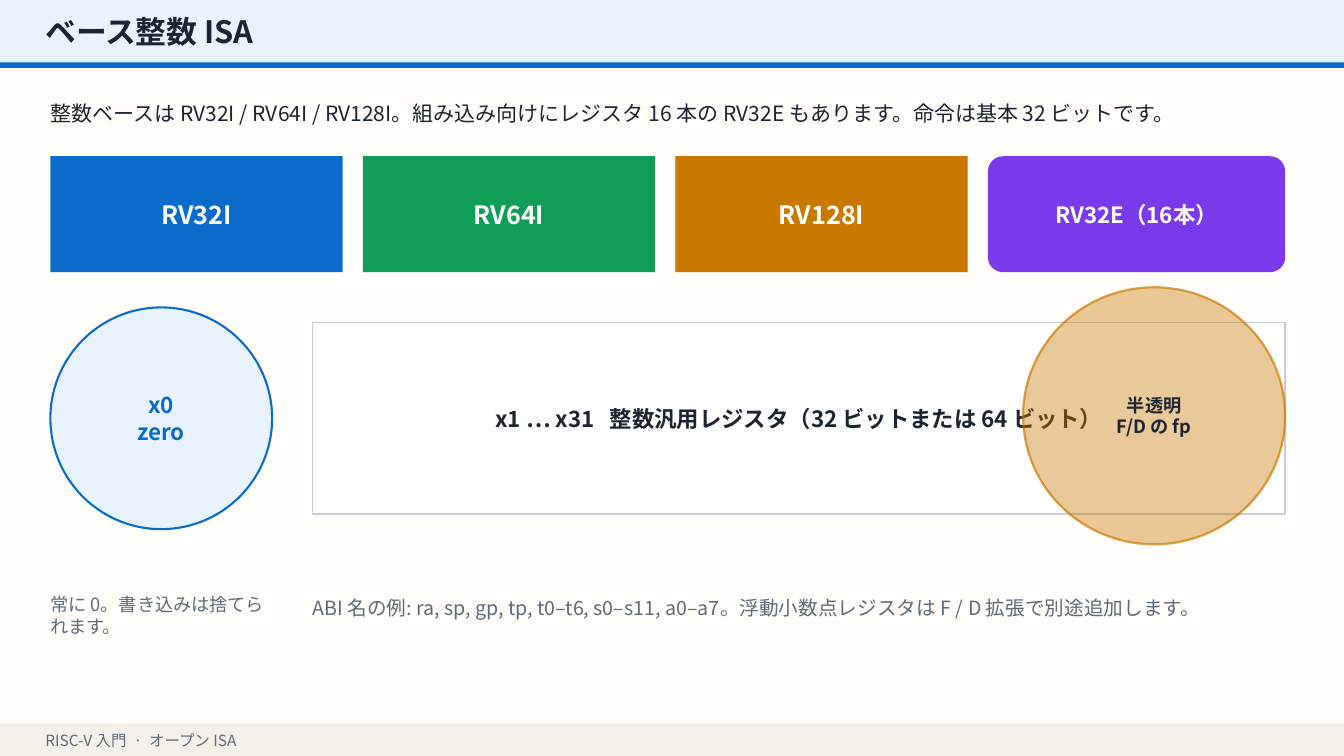
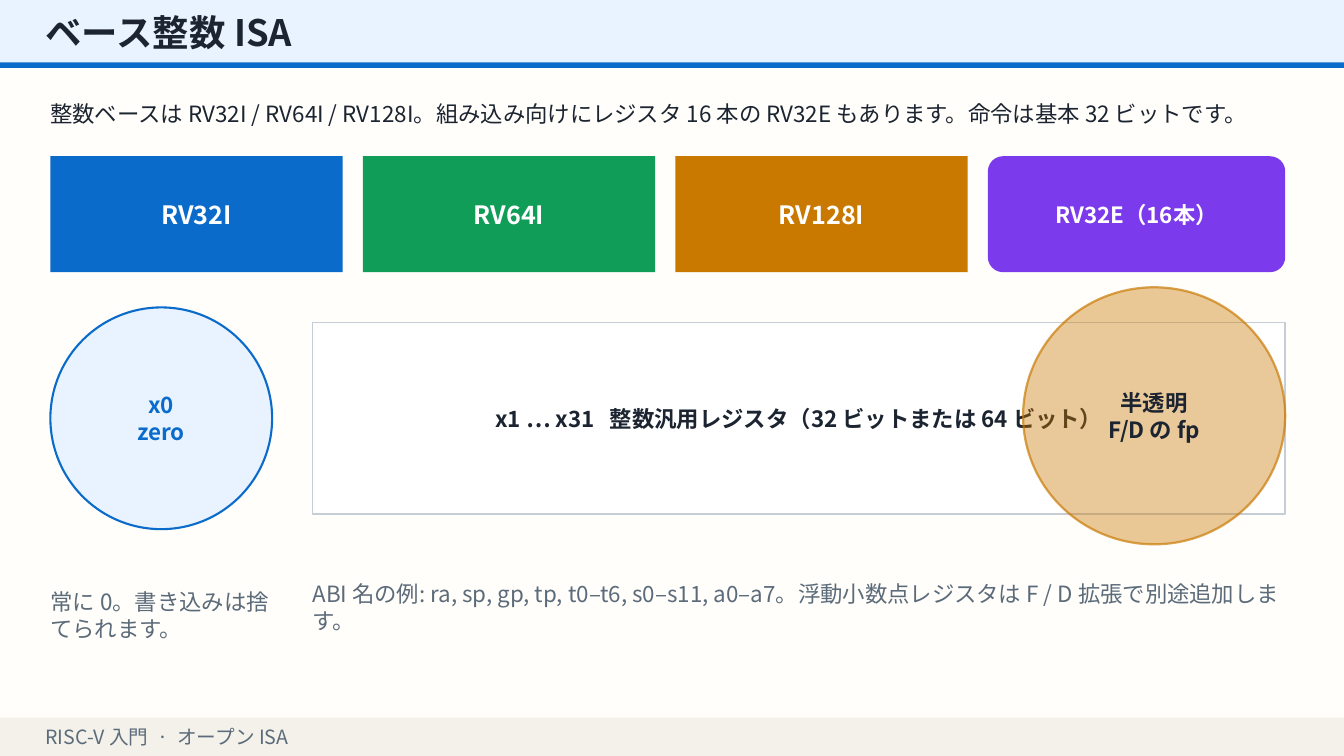
Before and after one commit to shotaminato/create-slides, a slide deck: slide 4 of examples/sample-deck.pptx. Drawn at 1344x756 pixels with LibreOffice and Linux fonts; fonts in the diff are those of the drawing. Boxes give left, top, right and bottom in pixels: in the first picture for what was removed or moved away, otherwise in the second. Text is boxed around its words. In the diff, an @@ line names an element or a change of style, - is before the commit and + after.

```diff
--- a/examples/sample-deck.pptx
+++ b/examples/sample-deck.pptx
@@ text "ベース整数 ISA" at [45,15,292,49]: size 22 to 26 pt @@
@@ text "整数ベースは RV32I / RV64I / ..." at [50,103,1247,124]: size 15 to 16 pt @@
@@ ellipse "半透明" at [1023,287,1286,544]: size 13 to 16 pt @@
@@ text "常に 0。書き込みは捨てられます。" at [50,591,269,639]: size 13 to 16 pt @@
@@ text "ABI 名の例: ra, sp, gp, ..." at [312,583,1279,631]: size 14 to 16 pt @@
@@ rectangle: place and size @@
-rectangle at [0,724,1344,756]
+rectangle at [0,718,1344,756]
@@ text "RISC-V 入門 · オープン ISA" at [45,728,288,746]: size 11 to 14 pt @@
```
Also in this commit, not shown: 7 other slides changed.
